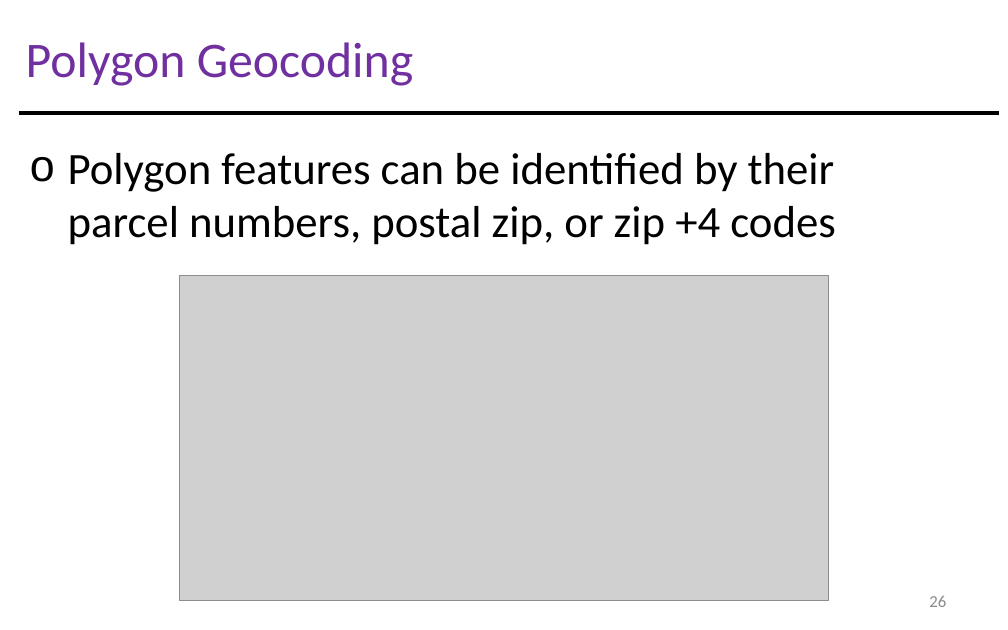
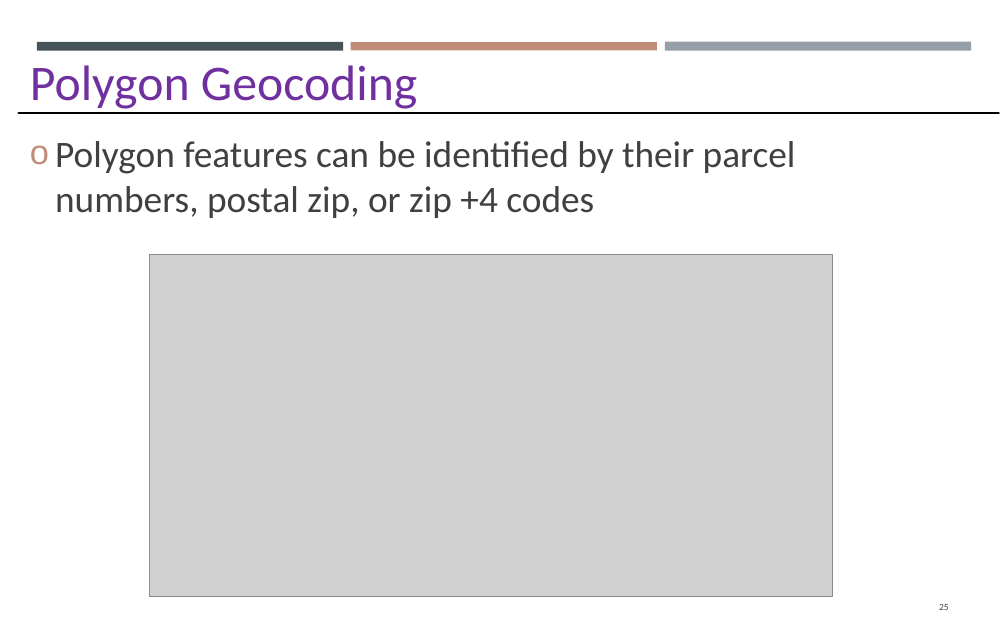
Before and after one commit to gisynw/GIS_I, a slide deck: slide 25 of docs/Lectures/Week12/Lecture12_GEOG2475_Geocoding.pptx (slide 26 before the commit). Drawn at 1008x630 pixels with LibreOffice and Linux fonts; fonts in the diff are those of the drawing; grey boxes stand for pictures. Boxes give left, top, right and bottom in pixels: in the first picture for what was removed or moved away, otherwise in the second. Text is boxed around its words. In the diff, an @@ line names an element or a change of style, - is before the commit and + after.

```diff
--- a/docs/Lectures/Week12/Lecture12_GEOG2475_Geocoding.pptx
+++ b/docs/Lectures/Week12/Lecture12_GEOG2475_Geocoding.pptx
@@ text "Polygon Geocoding": place and size @@
-text "Polygon Geocoding" at <box>26,42,413,86</box>
+text "Polygon Geocoding" at <box>30,65,417,109</box>
@@ rectangle added at <box>37,43,343,52</box>, fill #465359 @@
@@ rectangle added at <box>351,43,656,50</box>, fill #C18C78 @@
@@ rectangle added at <box>665,41,971,50</box>, fill #969FA7 @@
@@ text "Polygon features can be identified ...": place and size @@
-text "Polygon features can be identified ..." at <box>68,153,835,245</box>
+text "Polygon features can be identified ..." at <box>55,141,796,218</box>
@@ text "Polygon features can be identified ..." at <box>55,141,796,218</box>: size 28.8 to 24 pt, text colour #000000 to #404040; indent changed; vertical alignment top to middle @@
@@ picture: place and size @@
-picture at <box>179,276,828,600</box>
+picture at <box>149,254,832,597</box>
@@ page number at <box>939,604,949,610</box>: text changed; size 10.8 to 6.1 pt; text colour #8C8C8C to #404040 @@
-26
+25
```
Also in this commit, not shown: 23 other slides changed, 3 slides added, 4 slides removed, 17 other files.
